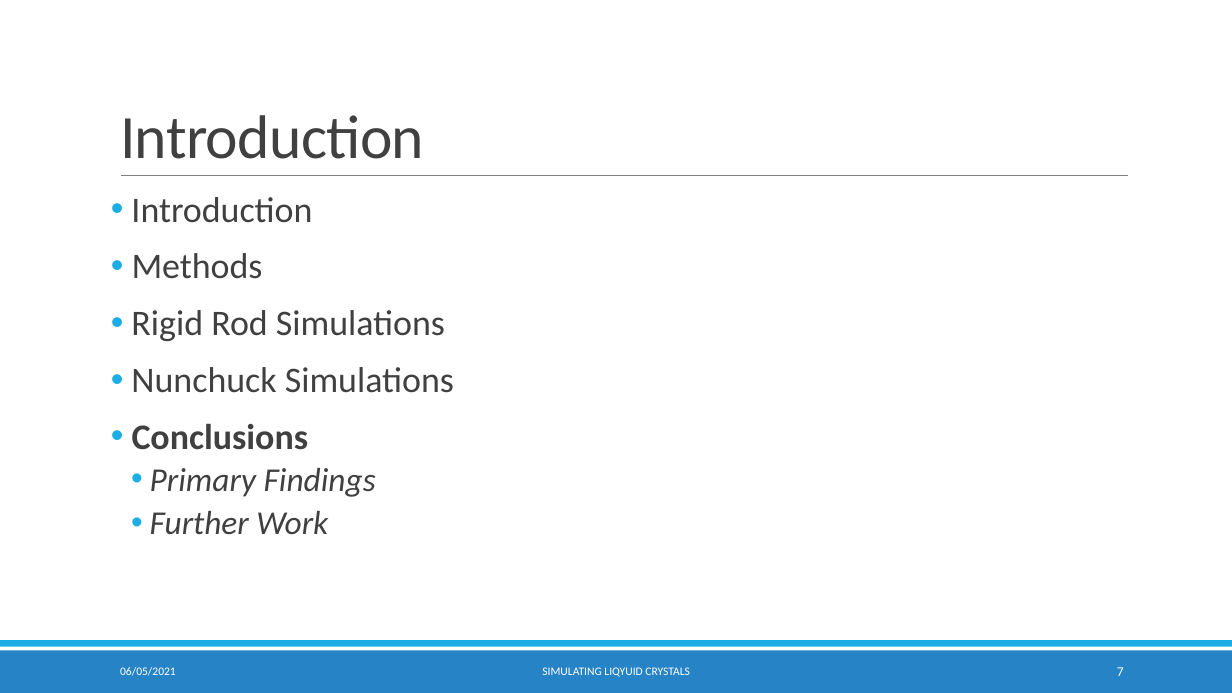
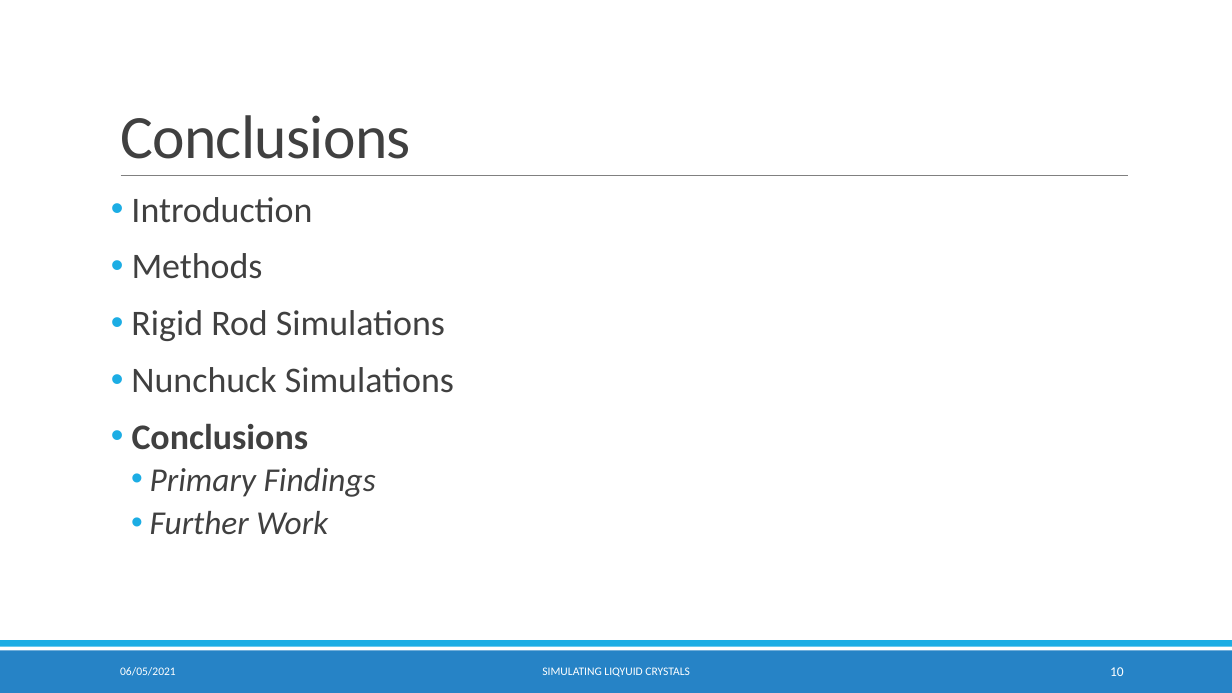
Before and after one commit to KCGallagher/LC_Project, a slide deck: slide 10 of Report/Presentation/Simulating Liquid Crystals.pptx (slide 7 before the commit). Drawn at 1232x693 pixels with LibreOffice and Linux fonts; fonts in the diff are those of the drawing; background and template pictures are left out. Boxes give left, top, right and bottom in pixels: in the first picture for what was removed or moved away, otherwise in the second. Text is boxed around its words. In the diff, an @@ line names an element or a change of style, - is before the commit and + after.

Commit message:
Project Introduction for Presentation

```diff
--- a/Report/Presentation/Simulating Liquid Crystals.pptx
+++ b/Report/Presentation/Simulating Liquid Crystals.pptx
@@ title at <box>120,115,411,159</box>: text changed @@
-Introduction
+Conclusions
@@ page number at <box>1110,667,1124,676</box>: text changed @@
-7
+10
```
Also in this commit, not shown: 2 other slides changed, 4 slides added, 2 other files.
